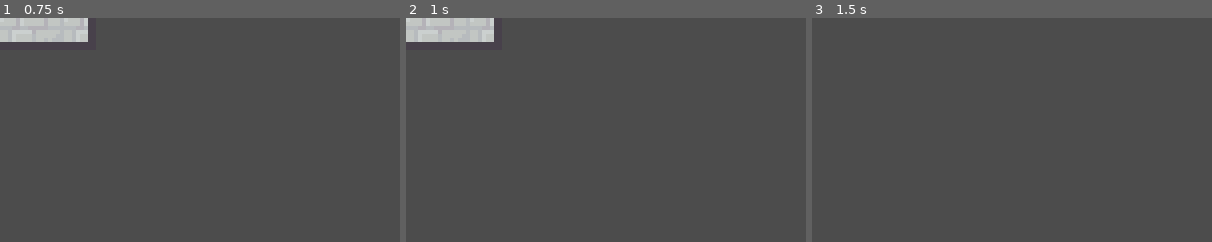
Above: before the commit, frames 1-3 (left to right).
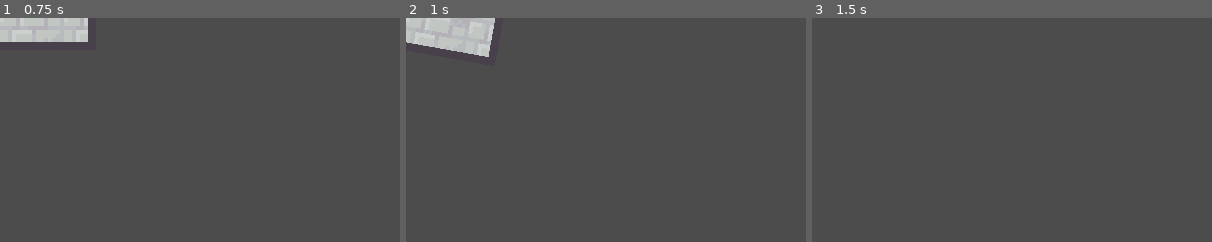
Above: after the commit, the same moments.

Repository: MrBSmith/Global2020
Game: Godot game, scene res://Scenes/Cards/LX1.tscn
Two runs of this game, one before a commit and one after it. Both use one fixed random seed, a clock stepped at 60 frames per second and the inputs below. This scene is started directly instead of the project's main scene.
Inputs (mouse positions are % of the whole screen's width and height, from its top left):
- Up to frame 1 (0.75 s): tap Enter (ui_accept) at 0.5 s; move the mouse to (72, 45) at 0.52 s; press the mouse at (72, 45) at 0.53 s; hold Right (ui_right) from 0.53 s (still down)
- Up to frame 2 (1 s): keep holding Right (ui_right); tap Enter (ui_accept) at 0.77 s; tap Mouse wheel down (rotate_card_anti_clock) at 0.8 s
- Up to frame 3 (1.5 s): tap Enter (ui_accept) at 1.25 s; move the mouse to (30, 55) at 1.27 s; release Right (ui_right) at 1.28 s; release the mouse at (30, 55) at 1.28 s; hold Down (ui_down) from 1.28 s (still down); tap Mouse wheel down (rotate_card_anti_clock) at 1.35 s
The pictures show only the part of the screen within x 0-50%, y 0-50%; the shares and areas given below are measured in that part.

Frame 1 is identical in both runs. In frame 2, 0.9% of the frame differs, in the area x 0-23%, y 0-18%; in frame 3, nothing differs.

Commit message:
Rotation "works"
Rotation need to be tuned
Need to fix grab (currently grabbing the tile from anywhere)

Diff:
--- a/Scenes/Cards/Script/Tile.gd
+++ b/Scenes/Cards/Script/Tile.gd
@@ -2,23 +2,32 @@
 
 var offset : Vector2
 var grab : bool
-
+var has_parent : bool
 
 # ---- READY ----
 
 func _ready():
 	grab = false
-
+	has_parent = get_parent() is Card
 
 # ---- INPUT ----
 
 func _input(event):
 	if Input.is_action_just_pressed("grab"):
-		if get_parent() is Card:
+		if has_parent:
 			offset = get_parent().get_global_position() - get_viewport().get_mouse_position()
 		else:
 			offset = get_global_position() - get_viewport().get_mouse_position()
 		grab = true
+
+	if Input.is_action_just_pressed("rotate_card_clock") && Input.is_action_pressed("grab"):
+		if has_parent:
+			get_parent().set_rotation(get_parent().get_rotation() + 90)
+
+	if Input.is_action_just_pressed("rotate_card_anti_clock") && Input.is_action_pressed("grab"):
+		if has_parent:
+			get_parent().set_rotation(get_parent().get_rotation() - 90)
+
 	if Input.is_action_just_released("grab"):
 		grab = false
 
